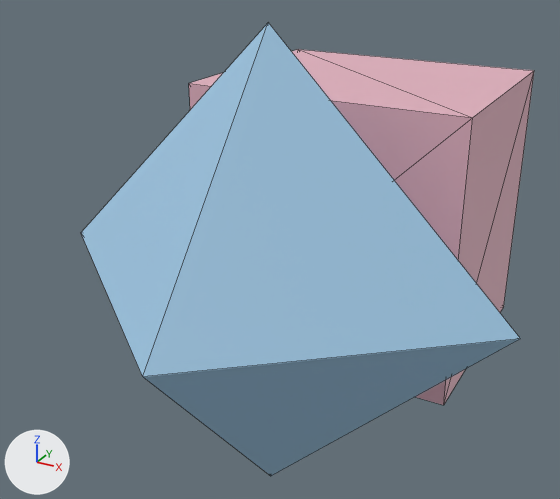
An edit to the glTF model public/studio/v2.15.0/d_house/model.glb, drawn before and after from the same camera.
One viewpoint serves both versions: a 50 mm camera at (2.38, -5.78, 2.32) aimed at (-0.17, -1.14, 0.0). Every picture has the same lights, and +X, +Y and +Z are marked at lower left. The picture after the commit comes second. Mesh edges are drawn as thin lines. Where no turn or scale is listed for an object, it has been applied to the vertices.

The older version as bpy lines, for what is in view:
```python
me_geometry_0 = bpy.data.meshes.new('geometry_0')
me_geometry_0.from_pydata(...)  # a box spanning x -1.1..1.1, y -0.9..0.9, z -1.1..1.1
me_geometry_0.materials.append(mat_defaultmaterial)
me_geometry_1 = bpy.data.meshes.new('geometry_1')
me_geometry_1.from_pydata(...)  # 6 vertices, 8 faces; spans x -1.7..1.7, y -3.0..-1.6, z -1.7..1.7
me_geometry_1.materials.append(mat_defaultmaterial_001)
ob_part0 = bpy.data.objects.new('part0', me_geometry_0)
ob_part0.location = (0.0, 0.0, 0.0)
ob_part1 = bpy.data.objects.new('part1', me_geometry_1)
ob_part1.location = (0.0, 0.0, 0.0)
```
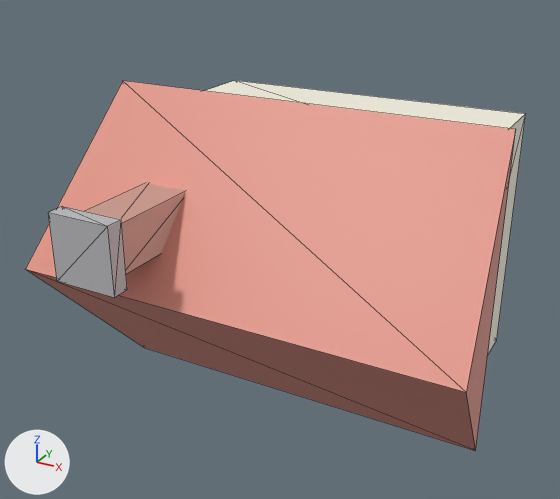
Edits to the bpy script that builds the scene:
```text
Add mat_defaultmaterial_003:
    mat_defaultmaterial_003 = bpy.data.materials.new('DefaultMaterial.003')
    mat_defaultmaterial_003.use_nodes = True; mat_defaultmaterial_003.node_tree.nodes.clear()
    _N = mat_defaultmaterial_003.node_tree.nodes; _L = mat_defaultmaterial_003.node_tree.links
    n0 = _N.new('ShaderNodeOutputMaterial'); n0.name = 'Material Output'
    n1 = _N.new('ShaderNodeBsdfPrincipled'); n1.name = 'Principled BSDF'
    n2 = _N.new('ShaderNodeVertexColor'); n2.name = 'Color Attribute'
    _L.new(n1.outputs[0], n0.inputs[0])  # 'BSDF' to 'Surface'
    _L.new(n2.outputs[0], n1.inputs[0])  # 'Color' to 'Base Color'
Add mat_defaultmaterial_002:
    mat_defaultmaterial_002 = bpy.data.materials.new('DefaultMaterial.002')
    mat_defaultmaterial_002.use_nodes = True; mat_defaultmaterial_002.node_tree.nodes.clear()
    _N = mat_defaultmaterial_002.node_tree.nodes; _L = mat_defaultmaterial_002.node_tree.links
    n0 = _N.new('ShaderNodeOutputMaterial'); n0.name = 'Material Output'
    n1 = _N.new('ShaderNodeBsdfPrincipled'); n1.name = 'Principled BSDF'
    n2 = _N.new('ShaderNodeVertexColor'); n2.name = 'Color Attribute'
    _L.new(n1.outputs[0], n0.inputs[0])  # 'BSDF' to 'Surface'
    _L.new(n2.outputs[0], n1.inputs[0])  # 'Color' to 'Base Color'
Change me_geometry_0:
    used by ob_part0; location = (0.0, 0.0, 0.0)
    remove me_geometry_0.from_pydata(...)  # 8 vertices, 12 faces; spans x -1.1..1.1, y -0.9..0.9, z -1.1..1.1
    add me_geometry_0.from_pydata(...)  # 8 vertices, 12 faces; spans x -1.25..1.25, y -1.3..0.0, z -0.95..0.95
    me_geometry_0 part 1: the whole mesh is scaled about its middle by (1.14, 0.722, 0.864), then moved by (0.0, -0.65, 0.0)
    me_geometry_0 part 2: 12 faces centred in x -1.1..1.1, y -0.9..0.9, z -1.1..1.1 are repainted in the vertex colours; the middle colour goes from pink #e7b4c2 to white #f9f5e4
Change me_geometry_1:
    used by ob_part1; location = (0.0, 0.0, 0.0)
    remove me_geometry_1.from_pydata(...)  # 6 vertices, 8 faces; spans x -1.7..1.7, y -3.0..-1.6, z -1.7..1.7
    add me_geometry_1.from_pydata(...)  # 6 vertices, 8 faces; spans x -1.58..1.58, y -2.3..-1.25, z -1.15..1.15
    me_geometry_1 part 3: the whole mesh is rebuilt
Add me_geometry_3:
    me_geometry_3.from_pydata(...)  # a box spanning x -0.95..-0.49, y -2.62..-2.5, z 0.19..0.65
    me_geometry_3.materials.append(mat_defaultmaterial_003)
Add me_geometry_2:
    me_geometry_2.from_pydata(...)  # a box spanning x -0.89..-0.55, y -2.5..-1.7, z 0.25..0.59
    me_geometry_2.materials.append(mat_defaultmaterial_002)
Add ob_part3:
    ob_part3 = bpy.data.objects.new('part3', me_geometry_3)
    ob_part3.location = (0.0, 0.0, 0.0)
Add ob_part2:
    ob_part2 = bpy.data.objects.new('part2', me_geometry_2)
    ob_part2.location = (0.0, 0.0, 0.0)
```

What differs and where, as boxes (x1, y1, x2, y2) in the pictures (560 x 499 px; the box of a moved part takes in the faces that stretch with it):
'part1', reshaped (12% wider, 18% shorter)
    before: (81, 23, 520, 476)
    after: (26, 81, 516, 451)
'part0', recoloured, moved, rescaled
    before: (189, 49, 534, 405)
    after: (205, 80, 526, 353)
'part3', added
    after: (48, 206, 127, 297)
'part2', added
    after: (85, 183, 186, 274)
part 1 of me_geometry_0, moved or reshaped
    before: (189, 49, 534, 405)
    after: (205, 80, 526, 353)
part 2 of me_geometry_0, recoloured
    before: (189, 49, 534, 405)
    after: (205, 80, 526, 353)
